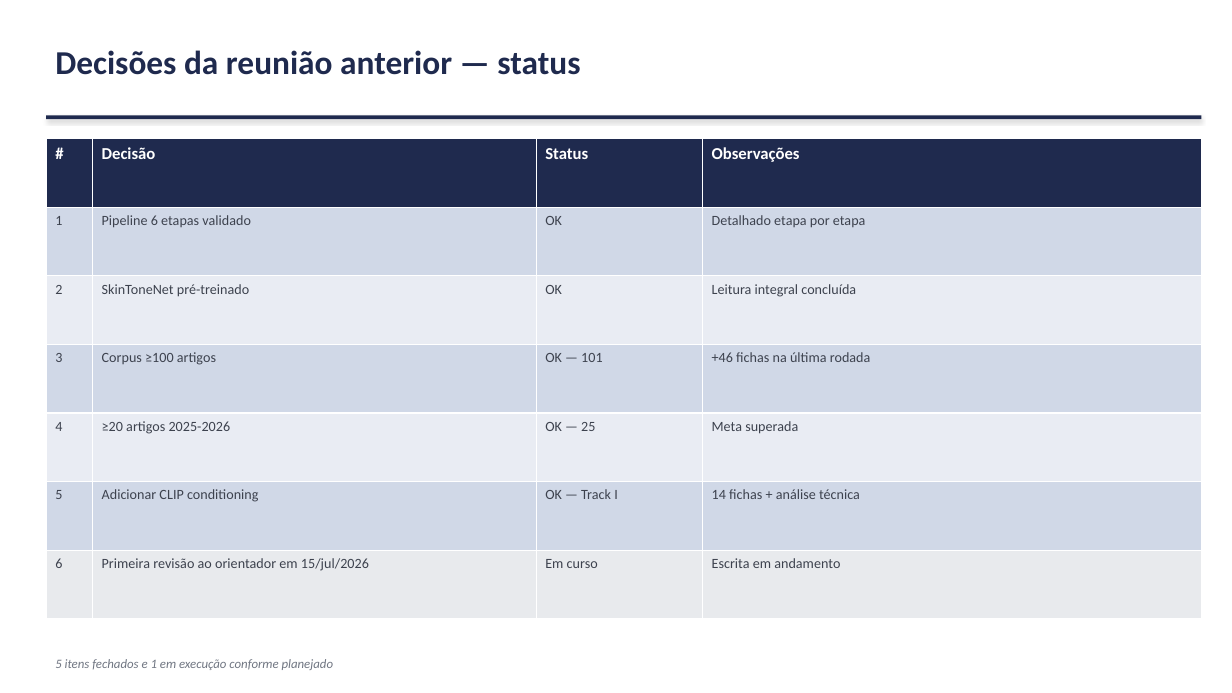
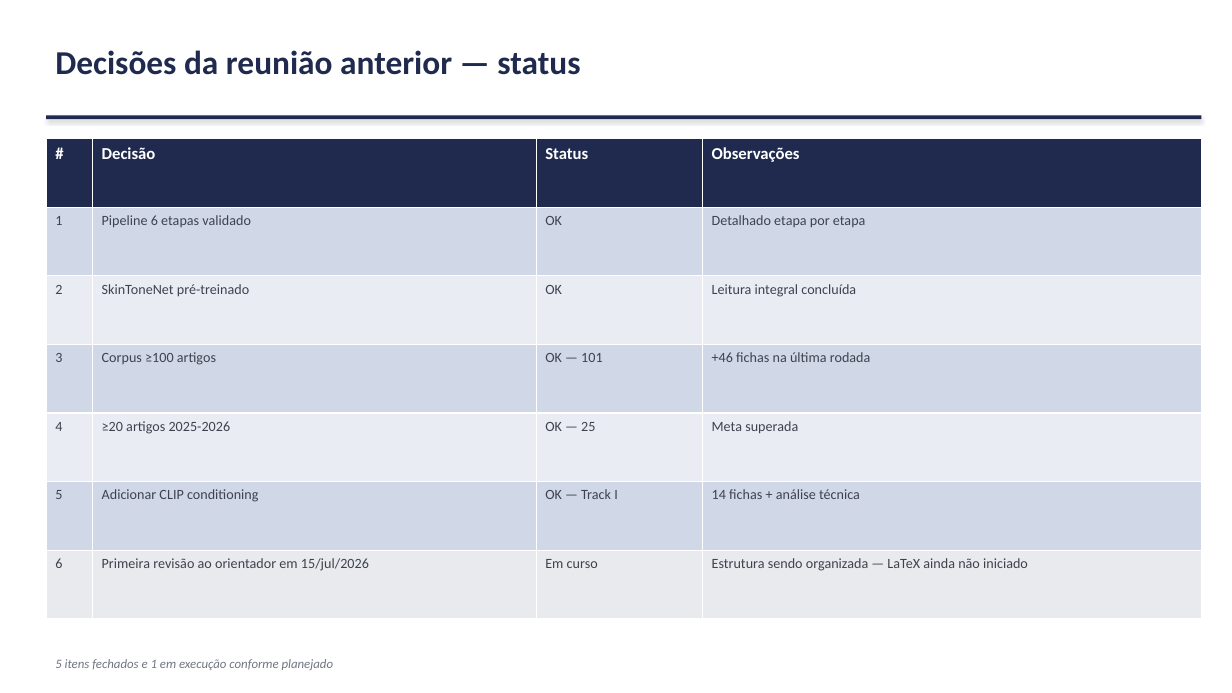
Before and after one commit to marcellozzetti/Facial-Recognition-Models-Mitigating-Bias, a slide deck: slide 4 of docs/ativo/material_reuniao_orientador_2026-06-15.pptx. Drawn at 1232x693 pixels with LibreOffice and Linux fonts; fonts in the diff are those of the drawing. Boxes give left, top, right and bottom in pixels: in the first picture for what was removed or moved away, otherwise in the second. Text is boxed around its words. In the diff, an @@ line names an element or a change of style, - is before the commit and + after.

```diff
--- a/docs/ativo/material_reuniao_orientador_2026-06-15.pptx
+++ b/docs/ativo/material_reuniao_orientador_2026-06-15.pptx
@@ table at [46,139,1202,619] @@
-row 7, column 4: Escrita em andamento
+row 7, column 4: Estrutura sendo organizada — LaTeX ainda não iniciado
```
Also in this commit, not shown: 1 other slide changed, 1 other file.
